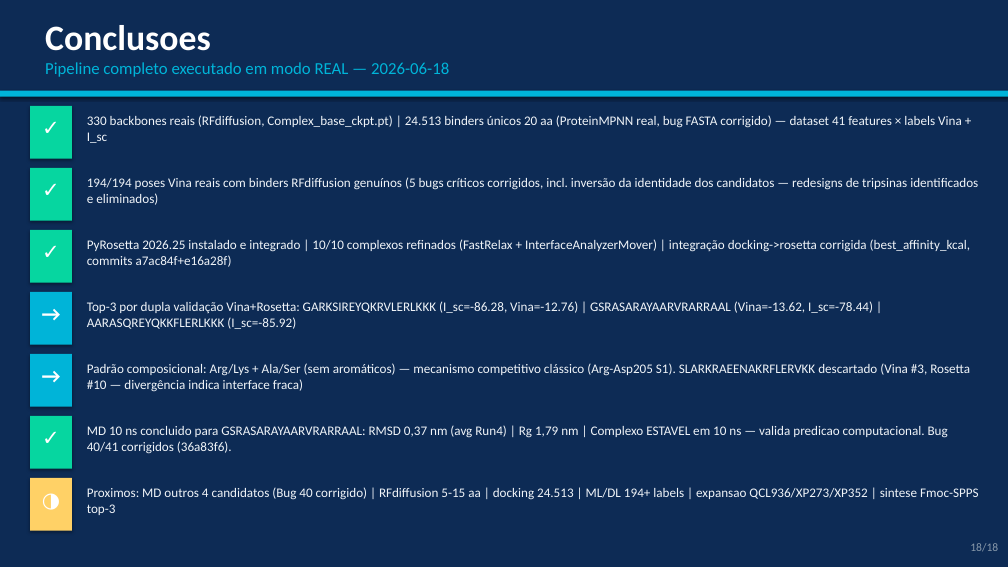
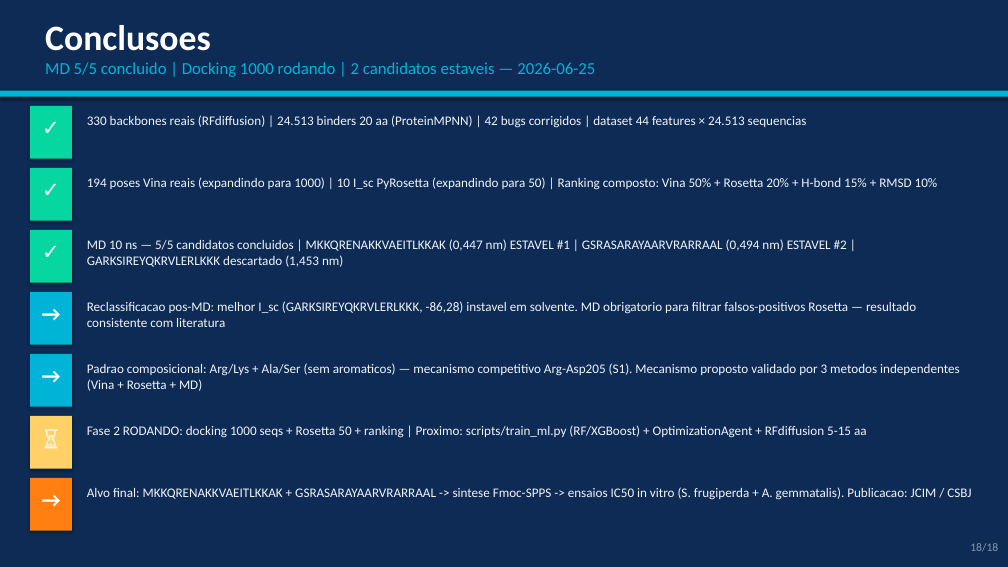
Before and after one commit to eulaliobqi/design-inibidores, a slide deck: slide 18 of apresentacao_design_inibidores.pptx. Drawn at 1008x567 pixels with LibreOffice and Linux fonts; fonts in the diff are those of the drawing. Boxes give left, top, right and bottom in pixels: in the first picture for what was removed or moved away, otherwise in the second. Text is boxed around its words. In the diff, an @@ line names an element or a change of style, - is before the commit and + after.

```diff
--- a/apresentacao_design_inibidores.pptx
+++ b/apresentacao_design_inibidores.pptx
@@ text at box(45, 62, 595, 77): text changed @@
-Pipeline completo executado em modo REAL — 2026-06-18
+MD 5/5 concluido | Docking 1000 rodando | 2 candidatos estaveis — 2026-06-25
@@ text at box(87, 115, 807, 128): text changed @@
-330 backbones reais (RFdiffusion, Complex_base_ckpt.pt) | 24.513 binders únicos 20 aa (ProteinMPNN real, bug FASTA corrigido) — dataset 41 features × labels Vina + I_sc
+330 backbones reais (RFdiffusion) | 24.513 binders 20 aa (ProteinMPNN) | 42 bugs corrigidos | dataset 44 features × 24.513 sequencias
@@ text at box(87, 177, 938, 190): text changed @@
-194/194 poses Vina reais com binders RFdiffusion genuínos (5 bugs críticos corrigidos, incl. inversão da identidade dos candidatos — redesigns de tripsinas identificados e eliminados)
+194 poses Vina reais (expandindo para 1000) | 10 I_sc PyRosetta (expandindo para 50) | Ranking composto: Vina 50% + Rosetta 20% + H-bond 15% + RMSD 10%
@@ text at box(87, 239, 847, 267): text changed @@
-PyRosetta 2026.25 instalado e integrado | 10/10 complexos refinados (FastRelax + InterfaceAnalyzerMover) | integração docking->rosetta corrigida (best_affinity_kcal, commits a7ac84f+e16a28f)
+MD 10 ns — 5/5 candidatos concluidos | MKKQRENAKKVAEITLKKAK (0,447 nm) ESTAVEL #1 | GSRASARAYAARVRARRAAL (0,494 nm) ESTAVEL #2 | GARKSIREYQKRVLERLKKK descartado (1,453 nm)
@@ text at box(87, 301, 916, 327): text changed @@
-Top-3 por dupla validação Vina+Rosetta: GARKSIREYQKRVLERLKKK (I_sc=-86.28, Vina=-12.76) | GSRASARAYAARVRARRAAL (Vina=-13.62, I_sc=-78.44) | AARASQREYQKKFLERLKKK (I_sc=-85.92)
+Reclassificacao pos-MD: melhor I_sc (GARKSIREYQKRVLERLKKK, -86,28) instavel em solvente. MD obrigatorio para filtrar falsos-positivos Rosetta — resultado consistente com literatura
@@ text at box(87, 363, 960, 391): text changed @@
-Padrão composicional: Arg/Lys + Ala/Ser (sem aromáticos) — mecanismo competitivo clássico (Arg-Asp205 S1). SLARKRAEENAKRFLERVKK descartado (Vina #3, Rosetta #10 — divergência indica interface fraca)
+Padrao composicional: Arg/Lys + Ala/Ser (sem aromaticos) — mecanismo competitivo Arg-Asp205 (S1). Mecanismo proposto validado por 3 metodos independentes (Vina + Rosetta + MD)
@@ rectangle at box(30, 416, 72, 469): fill #06D6A0 to #FFD166 @@
@@ text at box(30, 421, 72, 463): text changed @@
-✓
+⏳
@@ text at box(87, 425, 867, 438): text changed @@
-MD 10 ns concluido para GSRASARAYAARVRARRAAL: RMSD 0,37 nm (avg Run4) | Rg 1,79 nm | Complexo ESTAVEL em 10 ns — valida predicao computacional. Bug 40/41 corrigidos (36a83f6).
+Fase 2 RODANDO: docking 1000 seqs + Rosetta 50 + ranking | Proximo: scripts/train_ml.py (RF/XGBoost) + OptimizationAgent + RFdiffusion 5-15 aa
@@ rectangle at box(30, 478, 72, 531): fill #FFD166 to #FF7F11 @@
@@ text at box(30, 483, 72, 525): text changed @@
-◑
+→
@@ text at box(87, 487, 971, 500): text changed @@
-Proximos: MD outros 4 candidatos (Bug 40 corrigido) | RFdiffusion 5-15 aa | docking 24.513 | ML/DL 194+ labels | expansao QCL936/XP273/XP352 | sintese Fmoc-SPPS top-3
+Alvo final: MKKQRENAKKVAEITLKKAK + GSRASARAYAARVRARRAAL -> sintese Fmoc-SPPS -> ensaios IC50 in vitro (S. frugiperda + A. gemmatalis). Publicacao: JCIM / CSBJ
```
Also in this commit, not shown: 1 other slide changed, 2 other files.
